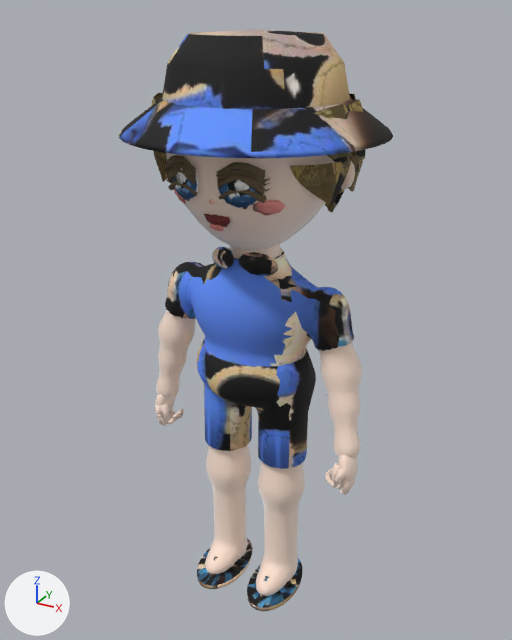
Two versions of the glTF model models/villager-jack.glb, one commit apart.
The view is the same before and after, from a 50 mm lens placed at (0.848, -1.536, 1.623), pointed at (-0.01, 0.023, 0.843). The lights are fixed; the arrows at lower left show +X, +Y and +Z. The older version comes first. Vertices at exactly the same position are counted once.
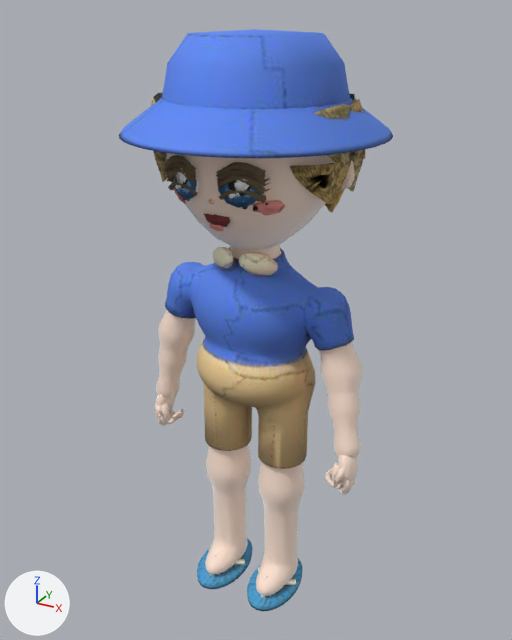
Where the change shows, as pixel boxes (x1, y1, x2, y2) in the pictures (512 x 640 px; the box of a moved part takes in the faces that stretch with it):
'Mesh_0', surface changed, reshaped
    both: (155, 153, 362, 611)
'Mesh_14', surface changed
    both: (119, 29, 393, 158)
'Mesh_12', surface changed
    both: (151, 93, 365, 212)
part 1 of me_mesh_0, cut back
    both: (157, 153, 355, 597)
part 2 of me_mesh_0, surface changed
    both: (167, 248, 349, 611)
part 3 of me_mesh_12, reshaped (mostly hidden)
    before: (154, 93, 363, 212)
    after: (154, 93, 363, 210)
part 4 of me_mesh_12, moved or reshaped
    both: (153, 151, 165, 176)
part 5 of me_mesh_12, moved or reshaped
    both: (295, 168, 340, 197)
part 6 of me_mesh_12, surface changed
    both: (151, 93, 365, 204)

What changed in the scene script:
```text
Change mat_lit_body:
    where n3 = _N.new('ShaderNodeMapping'); n3.name = 'Mapping'
    n3.inputs[1].default_value: (0.00314, -14.79, 0.0) -> (0.00333, -14.78, 0.0)  # 'Location'
    n3.inputs[3].default_value: (11.04, 15.78, 1.0) -> (10.97, 15.77, 1.0)  # 'Scale'
Change mat_cloth_hair:
    where n3 = _N.new('ShaderNodeMapping'); n3.name = 'Mapping'
    n3.inputs[3].default_value: (4.709, 15.7, 1.0) -> (4.679, 15.91, 1.0)  # 'Scale'
Change mat_lit_hat:
    where n3 = _N.new('ShaderNodeMapping'); n3.name = 'Mapping'
    n3.inputs[1].default_value: (0.0915, -11.97, 0.0) -> (0.00333, -12.13, 0.0)  # 'Location'
    n3.inputs[3].default_value: (7.772, 12.77, 1.0) -> (8.746, 12.94, 1.0)  # 'Scale'
Change me_mesh_0:
    used by ob_mesh_0; location = (0.0, 0.0, 0.0)
    remove me_mesh_0.from_pydata(...)  # 8022 vertices, 15904 faces; spans x -0.32..0.34, y -0.21..0.21, z 0.0..1.54
    add me_mesh_0.from_pydata(...)  # 5270 vertices, 10404 faces; spans x -0.32..0.34, y -0.21..0.21, z 0.0..1.54
    me_mesh_0 part 1: 527 vertices moved from x -0.32..0.33, y -0.21..0.16, z 0.01..1.54 to x -0.32..0.33, y -0.21..0.15, z 0.01..1.54; 3853 vertices removed from x -0.32..0.34, y -0.21..0.21, z 0.0..1.54; 1101 vertices added at x -0.32..0.34, y -0.21..0.21, z 0.0..1.54
    me_mesh_0 part 2: 666 kept faces spanning x -0.28..0.27, y -0.16..0.13, z 0.0..1.08 get new texture (UV) coordinates
Change me_mesh_12:
    used by ob_mesh_12; location = (0.0, 0.0, 0.0)
    remove me_mesh_12.from_pydata(...)  # 2546 vertices, 4510 faces; spans x -0.264..0.264, y -0.219..0.265, z 1.155..1.568
    add me_mesh_12.from_pydata(...)  # 1821 vertices, 3060 faces; spans x -0.264..0.264, y -0.219..0.265, z 1.155..1.568
    me_mesh_12 part 3: 289 vertices moved from x -0.236..0.237, y -0.199..0.224, z 1.172..1.565 to x -0.236..0.236, y -0.196..0.23, z 1.172..1.565; 1139 vertices removed from x -0.256..0.256, y -0.219..0.255, z 1.155..1.568; 416 vertices added at x -0.254..0.254, y -0.219..0.253, z 1.155..1.568
    me_mesh_12 part 4: 2 vertices removed from x -0.227..-0.226, y -0.104..-0.096, z 1.267..1.285; 1 vertex added at x -0.226, y -0.101, z 1.277
    me_mesh_12 part 5: 2 vertices removed from x 0.225..0.226, y -0.106..-0.098, z 1.267..1.285; 1 vertex added at x 0.225, y -0.103, z 1.277
    me_mesh_12 part 6: 1138 kept faces spanning x -0.264..0.264, y -0.215..0.265, z 1.155..1.568 get new texture (UV) coordinates
Change me_mesh_14:
    where me_mesh_14.from_pydata(...)  # 297 vertices, 480 faces; spans x -0.327..0.327, y -0.323..0.332, z 1.348..1.579
    used by ob_mesh_14; location = (0.0, 0.0, 0.0)
    me_mesh_14 part 7: texture (UV) coordinates of 448 of 480 faces, centred in x -0.323..0.323, y -0.318..0.328, z 1.35..1.573, changed; they spanned u 0.0..0.06, v 0.94..1.0 and now span u 0.0..0.06, v 0.94..1.0
```
